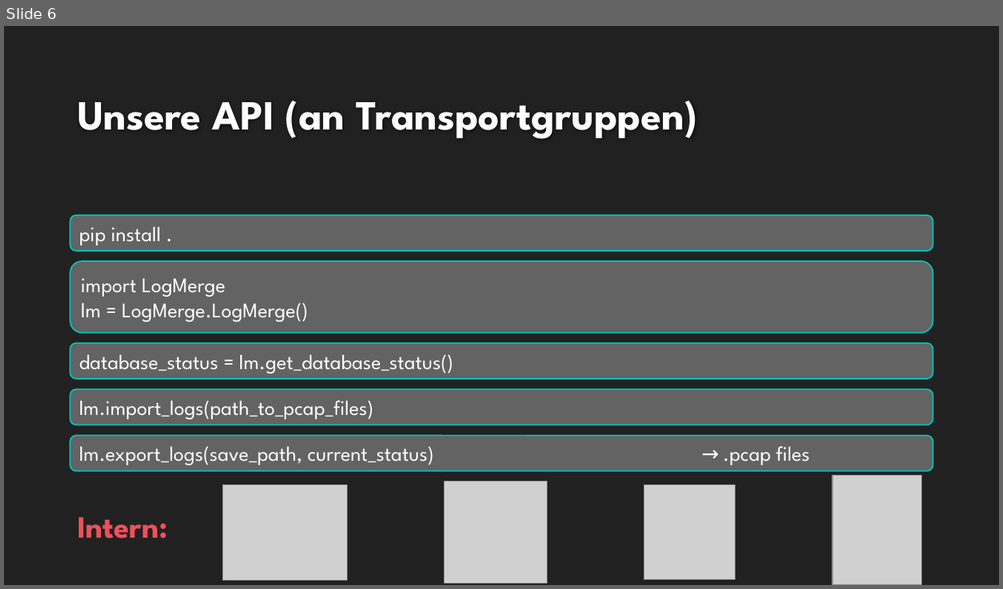
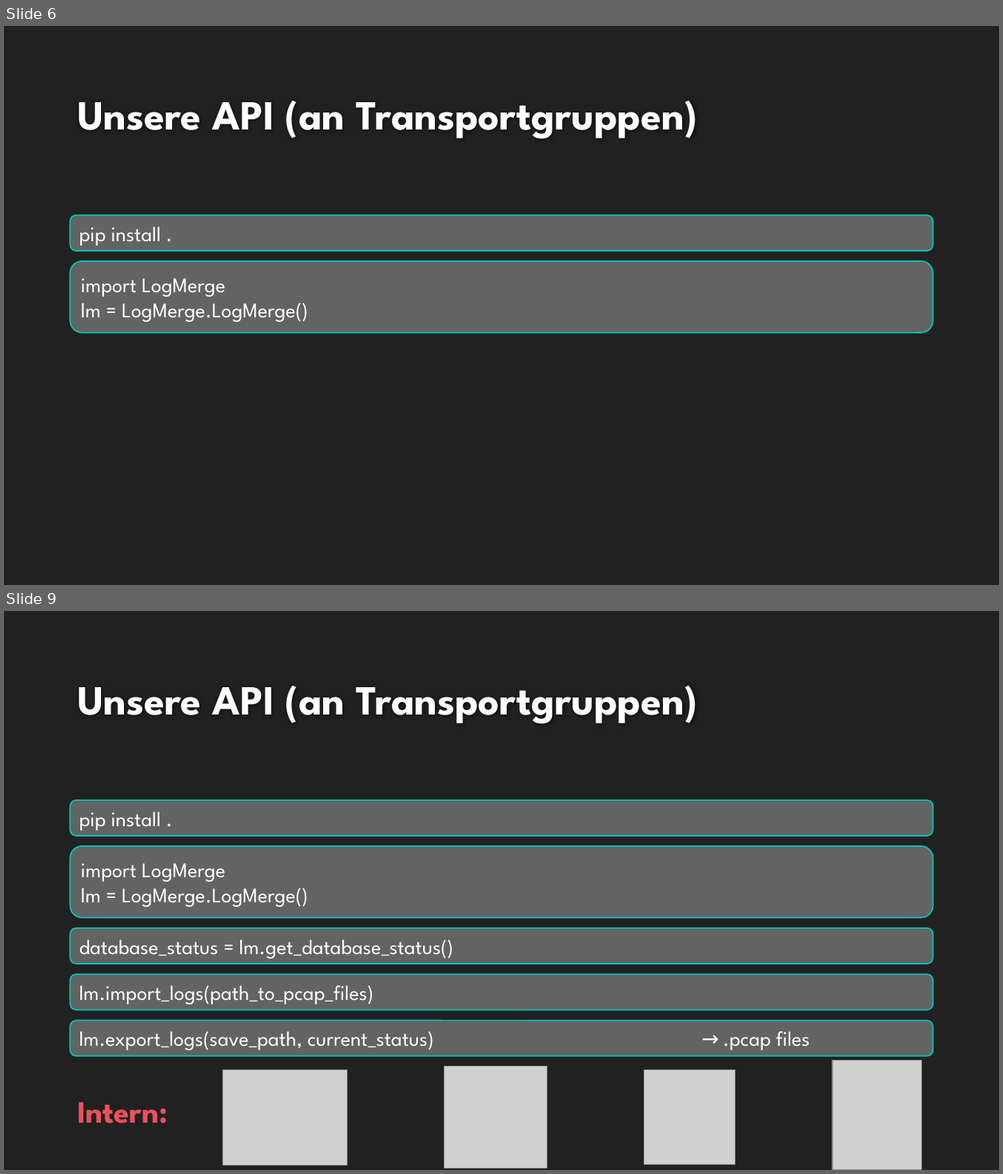
Before and after one commit to cn-uofbasel/BACnet, a slide deck: groups/04-logMerge/presentations/endpresentation.pptx. Shown one above the other, each under a label of ours: slide 6 before the commit, slides 6 and 9 after it; the slides between them are not shown. The pictures are 1003x589 and 1003x1174 pixels, drawn with LibreOffice and Linux fonts; fonts in the diff are those of the drawing; grey boxes stand for pictures; background and template pictures are left out. Boxes give left, top, right and bottom in pixels: in the first picture for what was removed or moved away, otherwise in the second. Text is boxed around its words. In the diff, an @@ line names an element or a change of style, - is before the commit and + after.

```diff
--- a/groups/04-logMerge/presentations/endpresentation.pptx
+++ b/groups/04-logMerge/presentations/endpresentation.pptx
@@ slide 6 added at box(4, 26, 999, 585), background #212121 @@
@@ title added at box(77, 101, 697, 139), 40 pt, text #FEFEFE, bold @@
+Unsere API (an Transportgruppen)
@@ rounded rectangle added at box(71, 215, 933, 251), fill #636363, outline #00C6BB 1.25 pt, 20 pt, text #FFFFFF @@
+pip install .
@@ rounded rectangle added at box(71, 261, 933, 332), fill #636363, outline #00C6BB 1.25 pt, 20 pt, text #FFFFFF @@
+import LogMerge
+lm = LogMerge.LogMerge()
@@ what was slide 6 is now slide 9 @@
```
Also in this commit, not shown: 7 slides changed, 5 other slides added, 6 other files.
